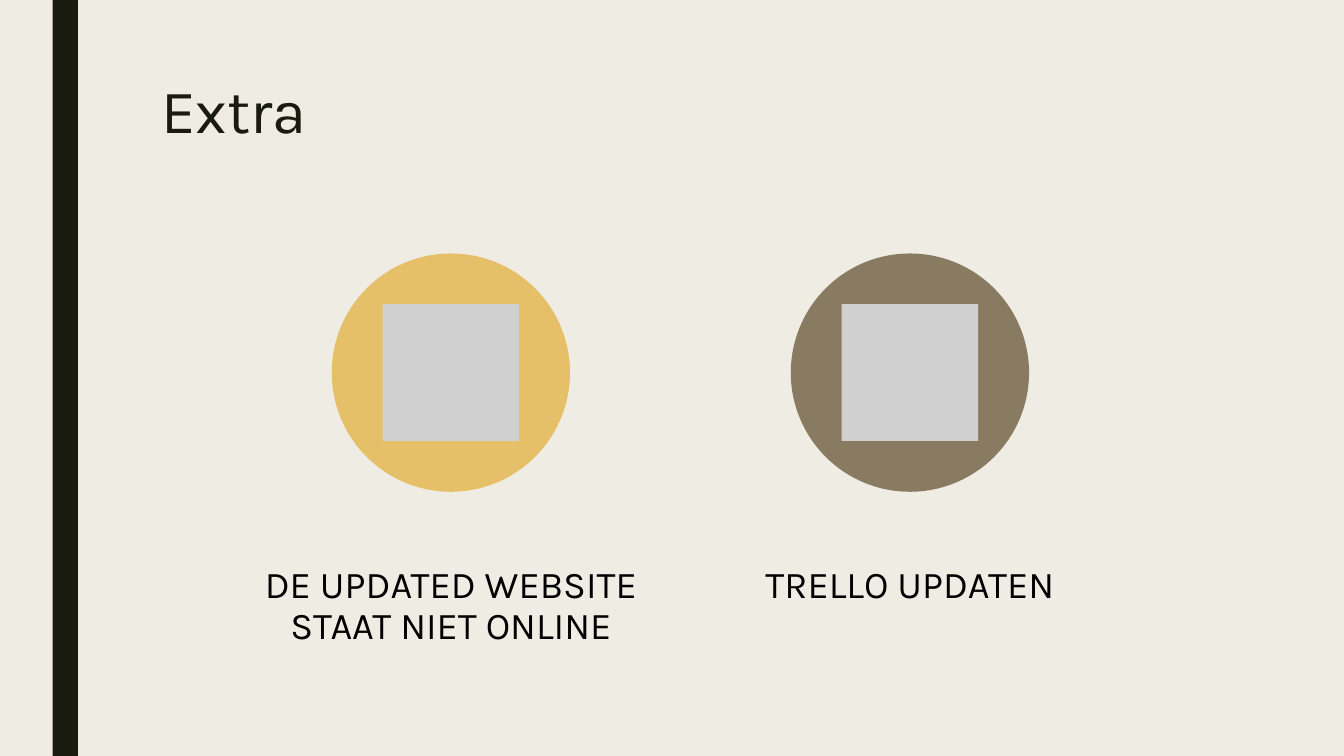
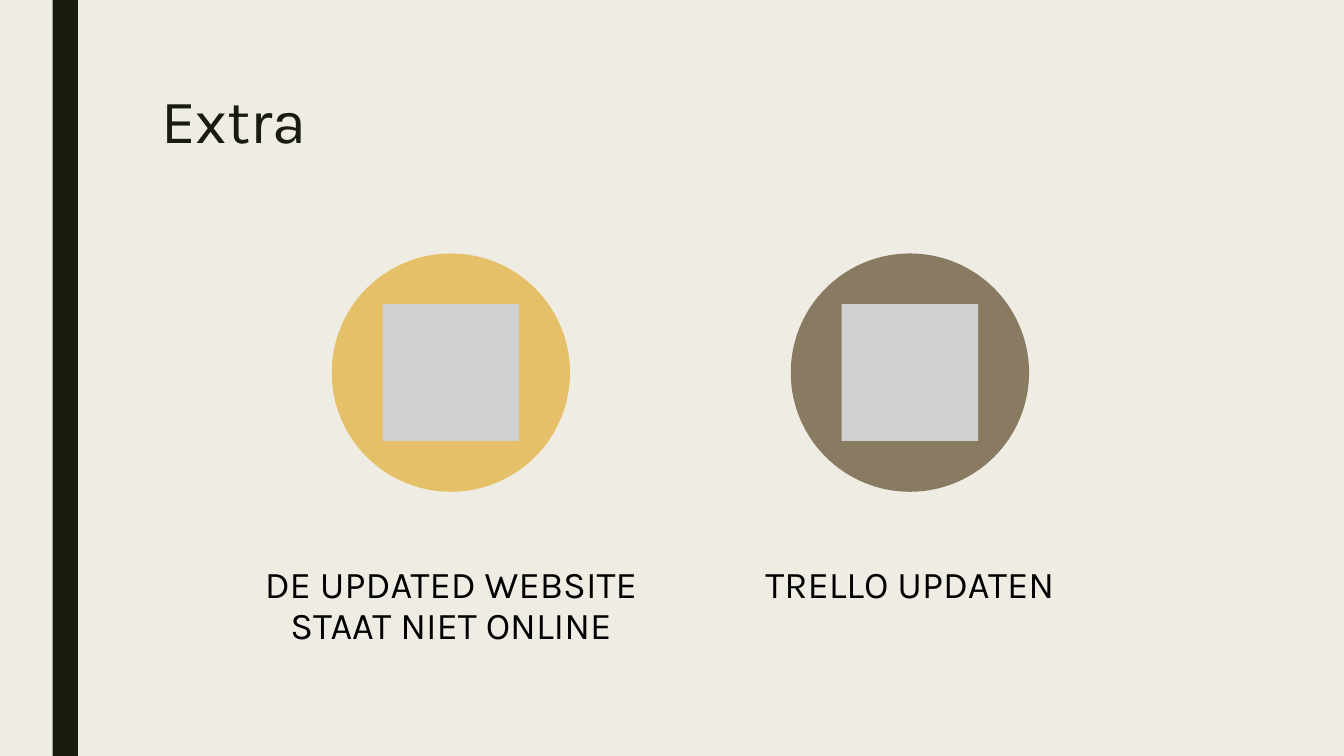
Before and after one commit to RaphaelRebel/MakeItRain, a slide deck: slide 9 of Sprint 1 presentatie.pptx. Drawn at 1344x756 pixels with LibreOffice and Linux fonts; fonts in the diff are those of the drawing; grey boxes stand for pictures. Boxes give left, top, right and bottom in pixels: in the first picture for what was removed or moved away, otherwise in the second. Text is boxed around its words. In the diff, an @@ line names an element or a change of style, - is before the commit and + after.

```diff
--- a/Sprint 1 presentatie.pptx
+++ b/Sprint 1 presentatie.pptx
@@ title "Extra" moved from (x1=161, y1=94, x2=306, y2=134) to (x1=161, y1=104, x2=306, y2=144) @@
```
Also in this commit, not shown: 18 other files.
